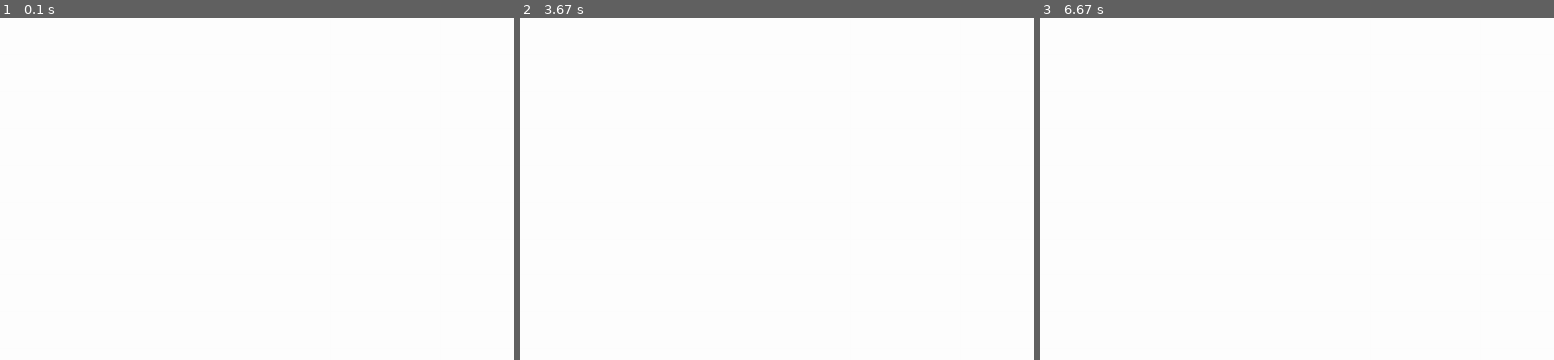
Above: before the commit, frames 1-3 (left to right).
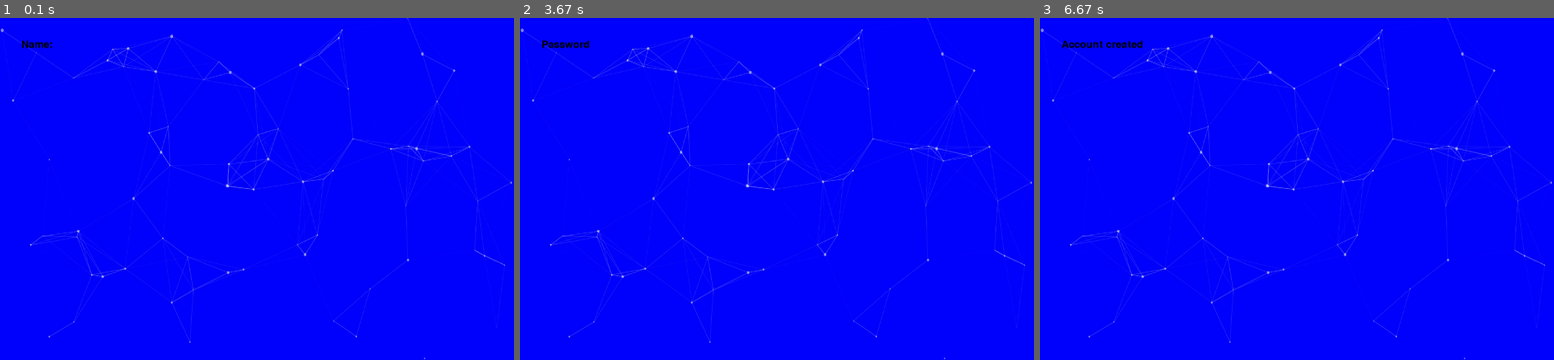
Above: after the commit, the same moments.

Repository: cinnamonflavoredbismuth/CS1400-2-Final
Game: pygame game, started from account_creation.py
The game is run twice, just before and just after one commit, with the same random seed, the same clock (stepped at 60 frames per second) and the same inputs.
Inputs:
- Up to frame 1 (0.1 s): no input
- Up to frame 2 (3.67 s): tap Enter at 3.4 s
- Up to frame 3 (6.67 s): tap Enter at 6.4 s

The runs differ from the first frame. In frame 1, 100% of the frame differs, in the area x 0-100%, y 0-100%; in frame 2, 100%; in frame 3, 100%.

Commit message:
finished new mostly

Diff:
--- a/account_creation.py
+++ b/account_creation.py
@@ -1,7 +1,7 @@
 #Spanish or Vanish Account Creation screen
 import pygame
 from account_handler import new_account as new
-from basic_functions import txt_input
+from basic_functions import txt_input, display
 def new_account():
     pygame.init()
 
@@ -14,14 +14,21 @@
     # Image background
     background_image = pygame.image.load('BG.webp')  # Load the image
     background_image = pygame.transform.scale(background_image, (1200, 800))  # Scale to fit the screen
-
-    # Set up fonts
-    font = pygame.font.Font(None, 36)
-    title_font = pygame.font.Font(None, 72)  # Larger font for the title
     running = True
     while running:
         screen.fill((255, 255, 255))  # Clear the screen with a white background
         screen.blit(background_image, (0,0)) #Display the background
         # find the x and y for acc creation
-        print(txt_input(0,0))
+        display("Name:", 3)
+        print
+        name=(txt_input(0,0))
+        print(name)
+        screen.blit(background_image, (0,0)) #Display the background
+        display("Password", 3)
+        password=(txt_input(0,0))
+        acc=new(name,password)
+        if acc == False:
+            display("Account already exists", 3)
+        else:
+            display("Account created", 3)
 new_account()
--- a/account_handler.py
+++ b/account_handler.py
@@ -88,13 +88,7 @@
             #print("Account not found.")
             return False
 
-def load_all(): # loads all accounts from csv
-    accs=[]
-    with open("users.csv", "r") as file:
-        reader = csv.reader(file)
-        for line in reader:
-            accs.append(User(line[0], line[1], line[2], line[3], line[4], line[5], line[6]))
-            return accs
+
 
 def new_account(name,password): #
     name=name.strip()
@@ -106,12 +100,21 @@
         with open("users.csv", "a", newline='') as file:
             writer = csv.writer(file)
             writer.writerow(acc.export())
-        print('account successfully created')
+        #print('account successfully created')
     else:
-        print('account already exists')
+        #print('account already exists')
         return False
 
 def log_in(name, password): # Checks to see if the user's inputted account exists
+
+    def load_all(): # loads all accounts from csv
+        accs=[]
+        with open("users.csv", "r") as file:
+            reader = csv.reader(file)
+            for line in reader:
+                accs.append(User(line[0], line[1], line[2], line[3], line[4], line[5], line[6]))
+                return accs
+
     accs = load_all()
     for acc in accs:
         if acc.name == name and acc.password == password:
--- a/basic_functions.py
+++ b/basic_functions.py
@@ -34,19 +34,6 @@
     pygame.display.flip()  # Update the display
     pygame.time.delay(sec * 1000)  # Wait for 3 seconds before quitting
 
-ex_dict = {
-"width" : 500, # width of the button
-"height" : 50, # height of the button
-"StartPos": {"x" :  325,"y" : 630}, # Top left is 0,0
-"text": "Quit",
-"font": "Arial",
-"fontsize": 35,
-"hover_color": (80,80,80),
-"main_color": (40,40,40),
-"text_offset": 225,
-"verticle_text_offset": 0,
-"text_color": (255,255,255)
-}
 
 
 
@@ -178,26 +165,26 @@
 
 
 def txt_input(x,y):
-        white = (255, 255, 255)
         user_txt=[]
         run=True
         while run==True:
-                screen.fill(white)  # Clear the screen with a white background
+                #screen.fill(white)  # Clear the screen with a white background
                 for event in pygame.event.get():
                         if event.type == pygame.QUIT:
                                 pygame.quit()
                                 quit()
                                 break
                         else:
-                                x2=x+5
-                                screen.blit(text(''.join(user_txt)),(x,y))
-                                letter=letter_input(txt=user_txt,x=x2,y=y,event=event)
+                                x=x+5
+                                letter=letter_input(txt=user_txt,x=x,y=y,event=event)
                                 if letter != None:
                                         if letter!='enter':
                                                 user_txt.append(letter)
                                         else:
                                                 user_txt=''.join(user_txt)
                                                 return user_txt
-                        pygame.time.delay(10) # delay .01 seconds
+
                         pygame.display.update()
-txt_input(0,0)
+                        pygame.time.delay(10)# delay .01 seconds
+'''screen.fill((255, 255, 255))  # Clear the screen with a white background
+txt_input(0,0)'''
